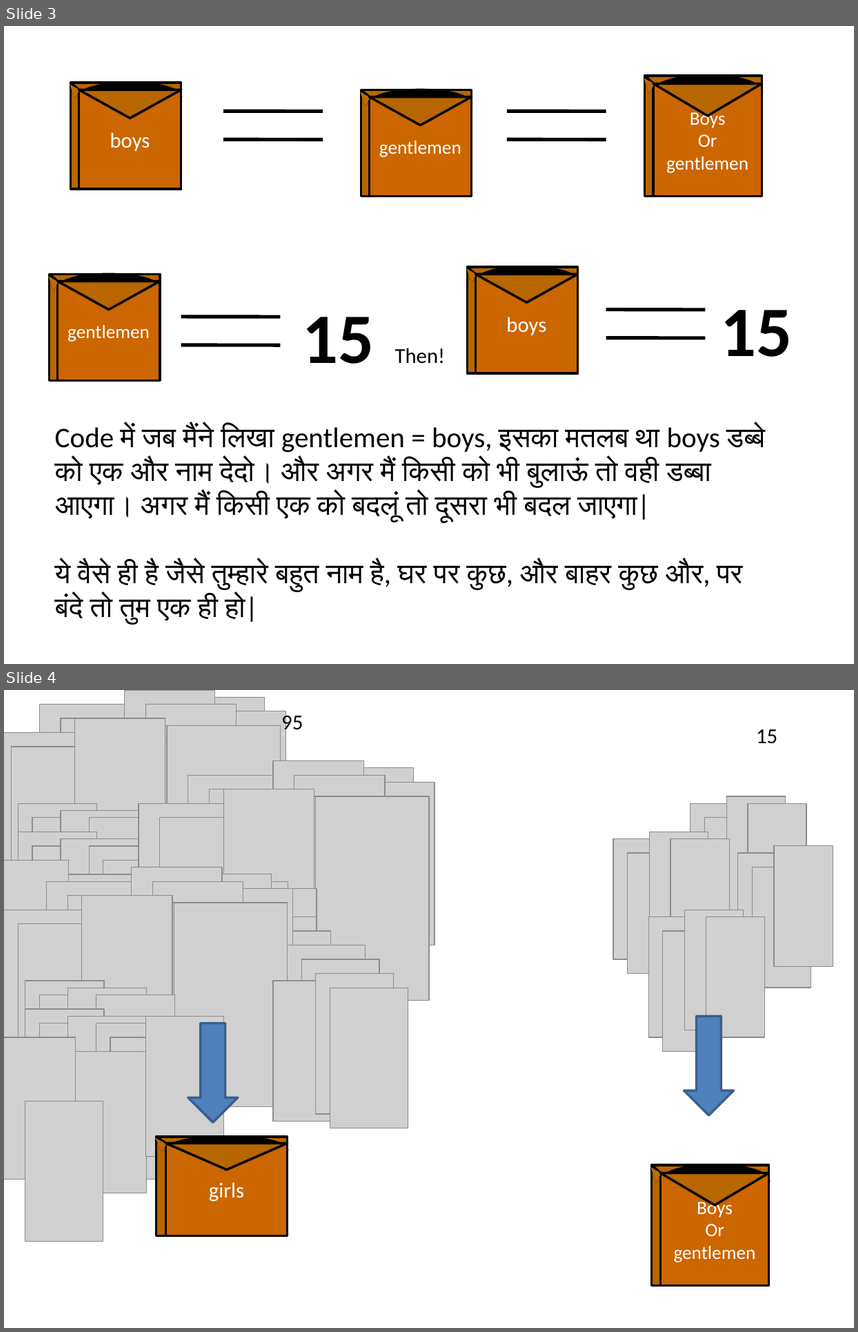
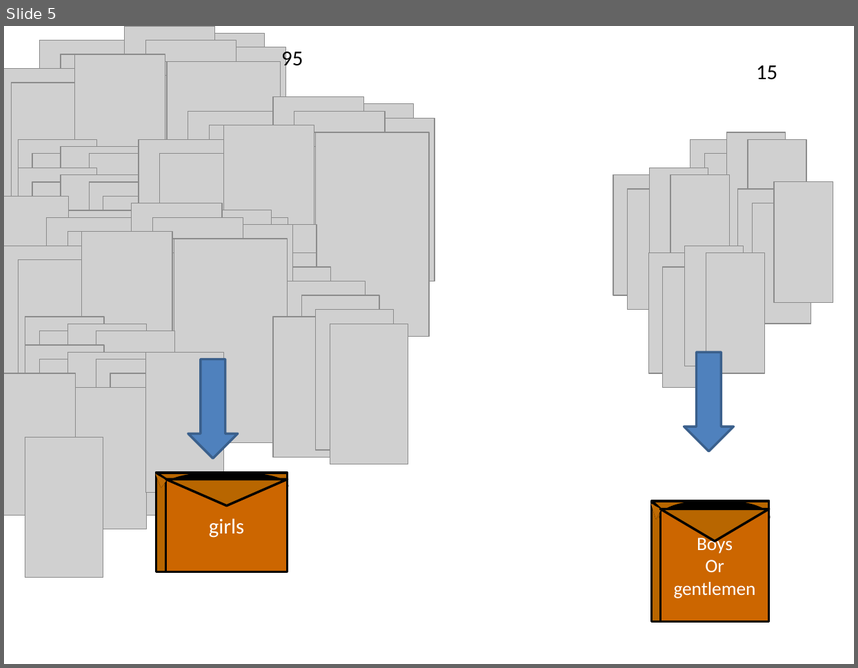
Before and after one commit to Anishkbansal/Talk-With-Computer, a slide deck: powerpoint resources/variable explained - hindi.pptx. Shown one above the other, each under a label of ours: slides 3 and 4 before the commit, slide 5 after it. The pictures are 858x1332 and 858x668 pixels, drawn with LibreOffice and Linux fonts; fonts in the diff are those of the drawing; grey boxes stand for pictures. Boxes give left, top, right and bottom in pixels: in the first picture for what was removed or moved away, otherwise in the second. Text is boxed around its words. In the diff, an @@ line names an element or a change of style, - is before the commit and + after.

```diff
--- a/powerpoint resources/variable explained - hindi.pptx
+++ b/powerpoint resources/variable explained - hindi.pptx
@@ slide 3 removed at [4,26,854,664], background #FFFFFF @@
@@ group removed at [642,75,762,196]: 2 rectangles, 2 triangles, 1 ellipse, 1 line @@
-Boys
-Or
-gentlemen
@@ group removed at [67,83,181,190]: 2 rectangles, 2 triangles, 1 ellipse, 1 line @@
-boys
@@ group removed at [359,89,472,196]: 2 rectangles, 2 triangles, 1 ellipse, 1 line @@
-gentlemen
@@ line removed from (223, 111) to (323, 111) @@
@@ line removed from (507, 111) to (606, 111) @@
@@ line removed from (223, 139) to (323, 140) @@
@@ line removed from (507, 139) to (606, 140) @@
@@ group removed at [47,274,159,381]: 2 rectangles, 2 triangles, 1 ellipse, 1 line @@
-gentlemen
@@ group removed at [465,267,578,374]: 2 rectangles, 2 triangles, 1 ellipse, 1 line @@
-boys
@@ line removed from (606, 309) to (705, 310) @@
@@ text removed at [721,310,793,357] @@
-15
@@ line removed from (181, 316) to (280, 316) @@
@@ text removed at [303,316,375,363] @@
-15
@@ line removed from (181, 345) to (280, 345) @@
@@ text removed at [395,348,446,363] @@
-Then!
@@ line removed from (606, 338) to (705, 338) @@
@@ text removed at [55,424,765,624] @@
-Code में जब मैंने लिखा gentlemen = boys, इसका मतलब था boys डब्बे को एक और नाम देदो। और अगर मैं किसी को भी बुलाऊं तो वही डब्बा आएगा। अगर मैं किसी एक को बदलूं तो दूसरा भी बदल जाएगा|
-ये वैसे ही है जैसे तुम्हारे बहुत नाम है, घर पर कुछ, और बाहर कुछ और, पर बंदे तो तुम एक ही हो|
@@ what was slide 4 is now slide 5 @@
```
Also in this commit, not shown: 1 slide changed, 3 slides added, 26 other files.
